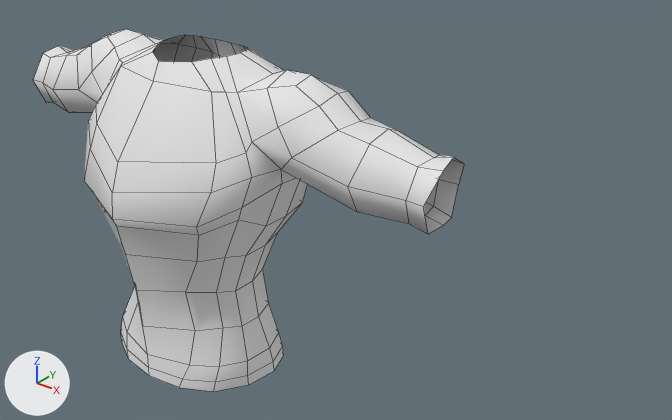
An edit to the FBX model Assets/Models/sweater.fbx, drawn before and after from the same camera.
One viewpoint serves both versions: a 50 mm camera at (1.29, -1.095, 2.3) aimed at (0.209, 0.256, 1.462). Arrows for +X, +Y and +Z are at lower left; the lights stay in place. Mesh edges are drawn as thin lines. Where no turn or scale is listed for an object, it has been applied to the vertices.

Objects in the first picture: 'Gambeson'.
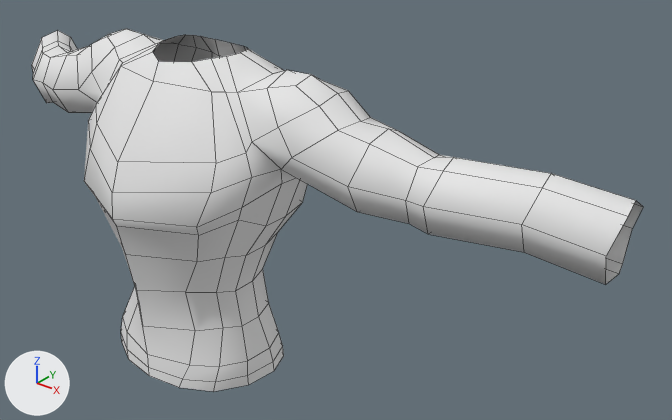
Boxes [x1, y1, x2, y2] around the edits, measured in the pictures (672 x 420 px):
'Gambeson', reshaped (42% wider): before [33, 29, 464, 392]; after [32, 29, 643, 392]
part 1 of me_circle_001, added: after [423, 157, 643, 284]
part 2 of me_circle_001, added: after [32, 31, 77, 78]

Diff of the bpy script that builds the scene:
```diff
--- a/Assets/Models/sweater.fbx.py
+++ b/Assets/Models/sweater.fbx.py
@@ me_circle_001 @@
 me_circle_001.from_pydata(...)  # 282 vertices, 259 faces; spans x -0.546..0.546, y -0.144..0.205, z 1.128..1.805
 # used by ob_gambeson; location = (0.0, 0.0, 0.0)
 # verts and faces of me_circle_001; kept vertices keep their numbers, new ones are numbered from 282
 # before: 120 (0.536, 0.146, 1.573) at pixel (443, 225), 128 (0.534, 0.101, 1.574) at pixel (428, 234), 129 (0.523, 0.192, 1.566) at pixel (451, 217), 130 (0.54, 0.16, 1.697) at pixel (453, 157), 131 (0.546, 0.118, 1.688) at pixel (443, 170)
 # before: 132 (0.542, 0.192, 1.675) at pixel (464, 163), 133 (0.526, 0.204, 1.628) at pixel (458, 184), 134 (0.537, 0.077, 1.636) at pixel (423, 206)
 # before: 267 (-0.536, 0.146, 1.573), 275 (-0.534, 0.101, 1.574) at pixel (46, 103), 276 (-0.523, 0.192, 1.566), 277 (-0.54, 0.16, 1.697) at pixel (58, 45), 278 (-0.546, 0.118, 1.688) at pixel (42, 53)
 # before: 279 (-0.542, 0.192, 1.675), 280 (-0.526, 0.204, 1.628), 281 (-0.537, 0.077, 1.636) at pixel (32, 79)
+# me_circle_001 part 1
+verts[282] = (0.704, 0.168, 1.585)
+verts[283] = (0.702, 0.123, 1.586)  # pixel (524, 252)
+verts[284] = (0.691, 0.212, 1.579)
+verts[285] = (0.708, 0.181, 1.706)  # pixel (551, 173)
+verts[286] = (0.714, 0.14, 1.697)  # pixel (542, 187)
+verts[287] = (0.71, 0.212, 1.685)
+verts[288] = (0.694, 0.224, 1.638)
+verts[289] = (0.705, 0.099, 1.646)  # pixel (521, 224)
+verts[290] = (0.831, 0.205, 1.556)  # pixel (619, 273)
+verts[291] = (0.829, 0.159, 1.557)  # pixel (605, 284)
+verts[292] = (0.818, 0.252, 1.549)  # pixel (622, 263)
+verts[293] = (0.835, 0.218, 1.682)  # pixel (635, 200)
+verts[294] = (0.842, 0.176, 1.673)  # pixel (628, 216)
+verts[295] = (0.837, 0.251, 1.66)  # pixel (643, 206)
+verts[296] = (0.821, 0.264, 1.612)  # pixel (632, 228)
+verts[297] = (0.833, 0.134, 1.62)  # pixel (606, 255)
+faces += [(132, 287, 288, 133), (128, 283, 289, 134), (129, 133, 288, 284), (130, 131, 286, 285), (130, 285, 287, 132), (131, 134, 289, 286)]
+faces += [(120, 129, 284, 282), (120, 282, 283, 128), (283, 291, 297, 289), (282, 290, 291, 283), (284, 288, 296, 292), (285, 293, 295, 287)]
+faces += [(287, 295, 296, 288), (282, 284, 292, 290), (286, 289, 297, 294), (285, 286, 294, 293)]
+# me_circle_001 part 2
+verts[298] = (-0.653, 0.227, 1.545)
+verts[299] = (-0.652, 0.181, 1.546)
+verts[300] = (-0.64, 0.273, 1.538)
+verts[301] = (-0.658, 0.24, 1.671)  # pixel (58, 40)
+verts[302] = (-0.664, 0.198, 1.662)  # pixel (42, 47)
+verts[303] = (-0.659, 0.273, 1.649)  # pixel (69, 46)
+verts[304] = (-0.643, 0.285, 1.601)
+verts[305] = (-0.655, 0.156, 1.609)  # pixel (33, 73)
+verts[306] = (-0.771, 0.31, 1.519)
+verts[307] = (-0.769, 0.258, 1.52)
+verts[308] = (-0.757, 0.362, 1.512)
+verts[309] = (-0.776, 0.325, 1.66)  # pixel (57, 30)
+verts[310] = (-0.783, 0.278, 1.649)  # pixel (41, 37)
+verts[311] = (-0.778, 0.361, 1.635)  # pixel (70, 36)
+verts[312] = (-0.76, 0.375, 1.581)
+verts[313] = (-0.773, 0.23, 1.59)  # pixel (31, 64)
+faces += [(277, 301, 302, 278), (277, 279, 303, 301), (279, 280, 304, 303), (267, 298, 300, 276), (267, 275, 299, 298), (278, 302, 305, 281)]
+faces += [(275, 281, 305, 299), (276, 300, 304, 280), (303, 304, 312, 311), (298, 306, 308, 300), (302, 310, 313, 305), (301, 309, 310, 302)]
+faces += [(299, 305, 313, 307), (298, 299, 307, 306), (300, 308, 312, 304), (301, 303, 311, 309)]
 me_circle_001.materials.append(mat_material_002)
```
